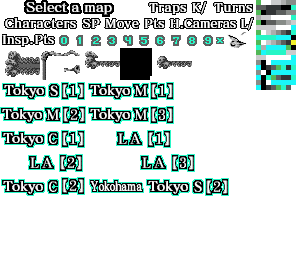
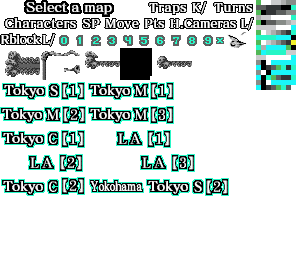
Revision of a layered 296x256 image; what changed, layer by layer:
added layer "Rblock L/" in group "Group 1 copy" over [1, 34, 55, 46]
renamed "Insp. Pts" to "Rdblocks", hid it, painted on it over [0, 34, 54, 46]
